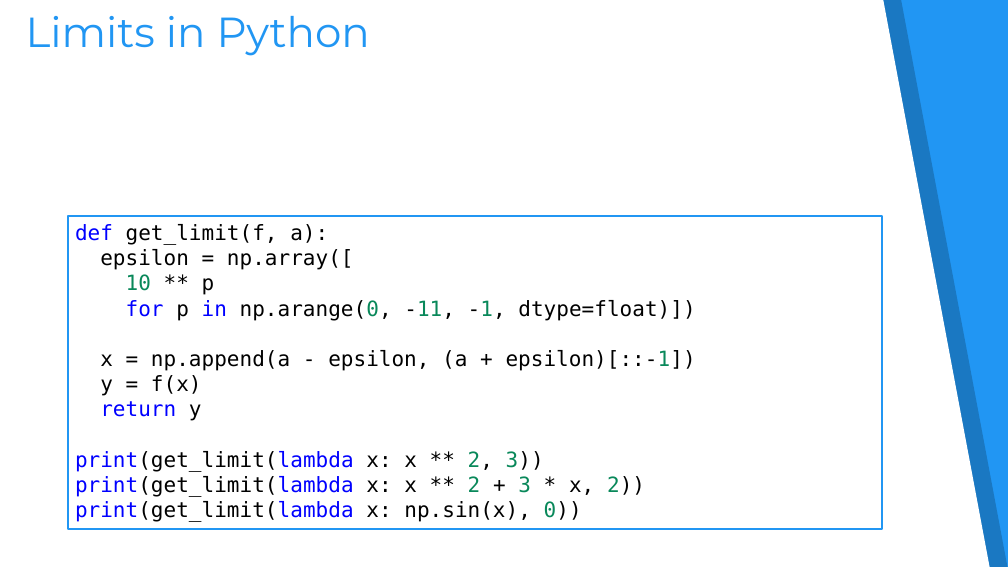
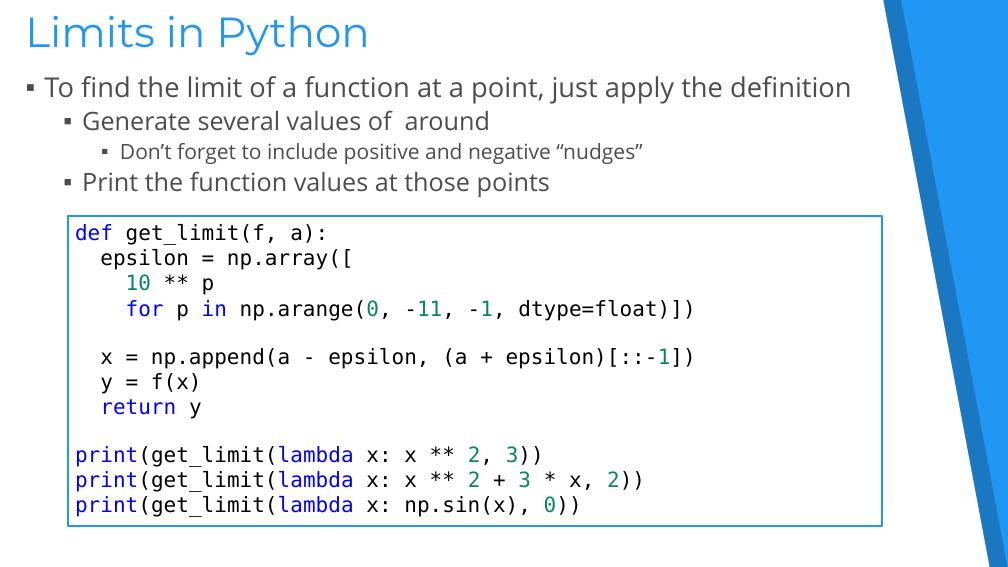
Before and after one commit to aquaruiz/Math_Concepts, a slide deck: slide 5 of 08. Calculus-Exercise/07. Calculus.pptx. Drawn at 1008x567 pixels with LibreOffice and Linux fonts; fonts in the diff are those of the drawing; grey boxes stand for pictures. Boxes give left, top, right and bottom in pixels: in the first picture for what was removed or moved away, otherwise in the second. Text is boxed around its words. In the diff, an @@ line names an element or a change of style, - is before the commit and + after.

```diff
--- a/08. Calculus-Exercise/07. Calculus.pptx
+++ b/08. Calculus-Exercise/07. Calculus.pptx
@@ freeform shape at (0,0,990,567): outline redrawn @@
@@ text added at (44,76,852,197), 24 pt, text #4D4D4D @@
+▪ To find the limit of a function at a point, just apply the definition
+  ▪ Generate several values of around
+    ▪ Don’t forget to include positive and negative “nudges”
+  ▪ Print the function values at those points
@@ rectangle "def get_limit(f, a):" at (67,216,882,526): outline #2196F3 2 pt to #2196F3 2.01 pt @@
```
Also in this commit, not shown: 18 other slides changed, 6 slides added, 6 slides removed.
